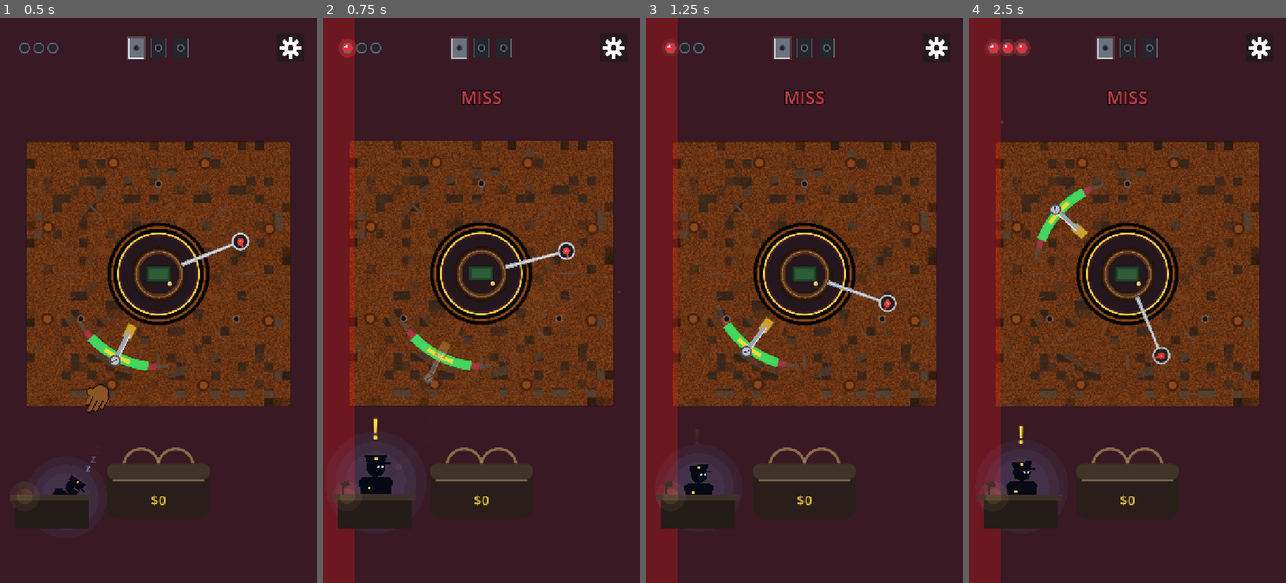
Above: before the commit, frames 1-4 (left to right).
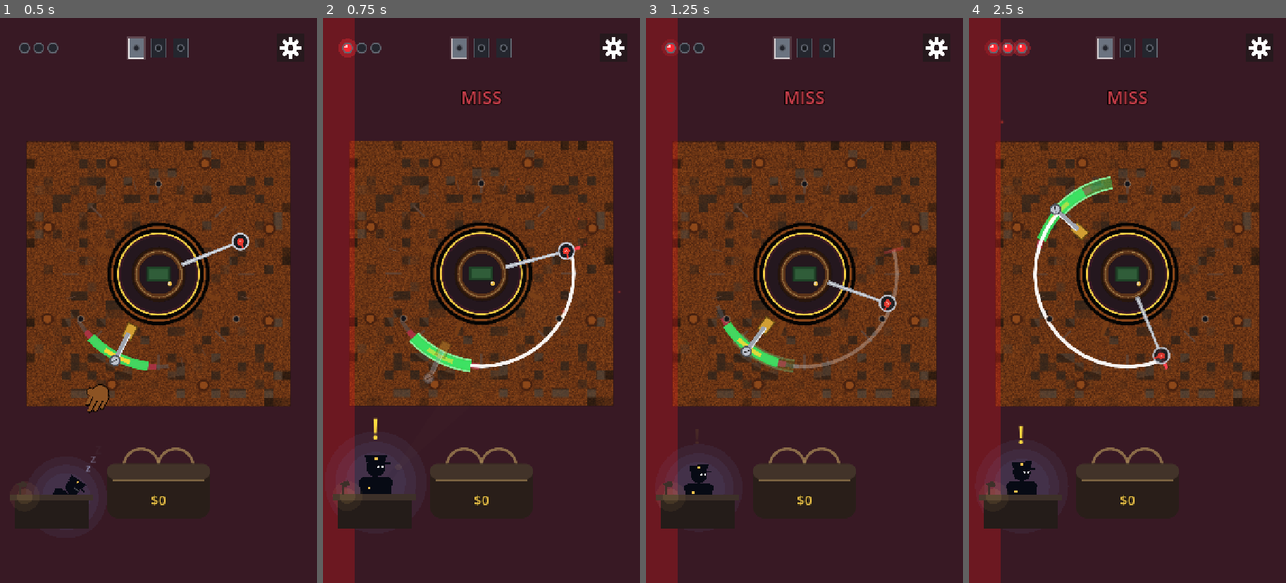
Above: after the commit, the same moments.

Repository: AvareGameStudio/loop-engine
Game: Godot game, scene res://scenes/Main.tscn
Same seed, same stepped clock (60 frames per second), same inputs: the game is played once before the commit and once after it.
Inputs (mouse positions are in pixels of both pictures, inside the frame that each line leads up to):
- Up to frame 1 (0.5 s): no input
- Up to frame 2 (0.75 s): move the mouse to (551, 272) at 0.52 s; press the mouse at (551, 272) at 0.53 s
- Up to frame 3 (1.25 s): no input
- Up to frame 4 (2.5 s): move the mouse to (1064, 328) at 1.27 s; release the mouse at (1064, 328) at 1.28 s; click (1064, 328) at 1.35 s; move the mouse to (1159, 176) at 2.02 s; press the mouse at (1159, 176) at 2.03 s

Frame 1 is identical in both runs. In frame 2, 0.6% of the frame differs, in the area x 26-82%, y 40-63%; in frame 3, 0.5%; in frame 4, 0.9%, in the area x 20-63%, y 28-63%.

Commit message:
Show where a miss landed, and fold the duplicate pins_for branches
A miss jammed the dial and moved the gate, so the player never saw how
close they were. The dial now keeps a ghost of the old gate, a white gap
from the stop to the nearest gate edge and a red stop tick for 0.45 s,
fading over 0.35 s after the new gate spawns.

pins_for had two branch pairs that returned the same value (heist 17 vs 9,
heist 4 vs 2). Folded them; the door-by-door pin table is unchanged.

Co-Authored-By: Claude Opus 5.5 <noreply@anthropic.com>

Diff:
--- a/scripts/autoload/GameState.gd
+++ b/scripts/autoload/GameState.gd
@@ -144,12 +144,10 @@
 static func pins_for(stage: int) -> int:
 	var h: int = heist_for(stage)
 	var pins: int = 3
-	if h >= 17:
+	# Base tops out at 5 from heist 9: door 3 adds one (cap 6) and golden adds two (cap 8),
+	# which keeps a late heist near 30 s at the faster dial.
+	if h >= 9:
 		pins = 5
-	elif h >= 9:
-		pins = 5
-	elif h >= 4:
-		pins = 4
 	elif h >= 2:
 		pins = 4
 	if door_in_heist(stage) == 0 and h <= 1:
--- a/scripts/world/RingArena.gd
+++ b/scripts/world/RingArena.gd
@@ -99,6 +99,15 @@
 var _hot: float = 0.0
 var _hot_tween: Tween
 var _hot_t: float = 0.0
+## Miss ghost: where the gate was and how far the pick stopped from it, so a miss
+## reads as "a hair late" instead of "unfair". Survives the respawn, then fades.
+const GHOST_HOLD: float = 0.45
+const GHOST_FADE: float = 0.35
+var _ghost: float = 0.0
+var _ghost_tween: Tween
+var _ghost_target: float = 0.0
+var _ghost_pointer: float = 0.0
+var _ghost_good: float = 16.0
 
 
 func _ready() -> void:
@@ -203,6 +212,40 @@
 		jam()
 		if pin:
 			pin.eject()
+		_show_ghost(result)
+
+
+func _show_ghost(result: Dictionary) -> void:
+	_ghost_target = float(result.get("target", target_angle))
+	_ghost_pointer = float(result.get("pointer", pointer_angle))
+	_ghost_good = float(windows.good)
+	if _ghost_tween:
+		_ghost_tween.kill()
+	_ghost = 1.0
+	_ghost_tween = create_tween()
+	_ghost_tween.set_ignore_time_scale(true)
+	_ghost_tween.tween_interval(GHOST_HOLD)
+	_ghost_tween.tween_method(func(v: float) -> void:
+		_ghost = v
+		queue_redraw()
+	, 1.0, 0.0, GHOST_FADE)
+	queue_redraw()
+
+
+## Ghost gate at the old target, plus a white gap from where the pick stopped to the
+## nearest gate edge and a red tick at the stop. White so it never blends into the red near band.
+func _draw_miss_ghost() -> void:
+	var half: float = deg_to_rad(_ghost_good)
+	draw_arc(Vector2.ZERO, radius, _ghost_target - half, _ghost_target + half, 32, Color(0.2, 0.95, 0.4, 0.4 * _ghost), 24.0, true)
+	var rim := Color(0.55, 1.0, 0.65, 0.9 * _ghost)
+	draw_arc(Vector2.ZERO, radius - 13.0, _ghost_target - half, _ghost_target + half, 32, rim, 3.0, true)
+	draw_arc(Vector2.ZERO, radius + 13.0, _ghost_target - half, _ghost_target + half, 32, rim, 3.0, true)
+	var delta: float = angle_difference(_ghost_target, _ghost_pointer)
+	var edge: float = _ghost_target + signf(delta) * half
+	var stop_at: float = _ghost_target + delta
+	draw_arc(Vector2.ZERO, radius, minf(edge, stop_at), maxf(edge, stop_at), 16, Color(1, 1, 1, 0.95 * _ghost), 7.0, true)
+	var stop := Vector2.from_angle(_ghost_pointer)
+	draw_line(stop * (radius - 22.0), stop * (radius + 22.0), Color(1.0, 0.25, 0.3, _ghost), 6.0, true)
 
 
 func jam() -> void:
@@ -399,6 +442,8 @@
 		draw_arc(center, radius + 26.0, 0.0, TAU, 48, _theme_accent, 4.0 if _golden else 3.0, true)
 	if _hot > 0.0:
 		_draw_hot_ring()
+	if _ghost > 0.0:
+		_draw_miss_ghost()
 	if _telegraph > 0.0:
 		_draw_flip_chevrons()
 	_draw_window()
Not shown, changed: README.md
